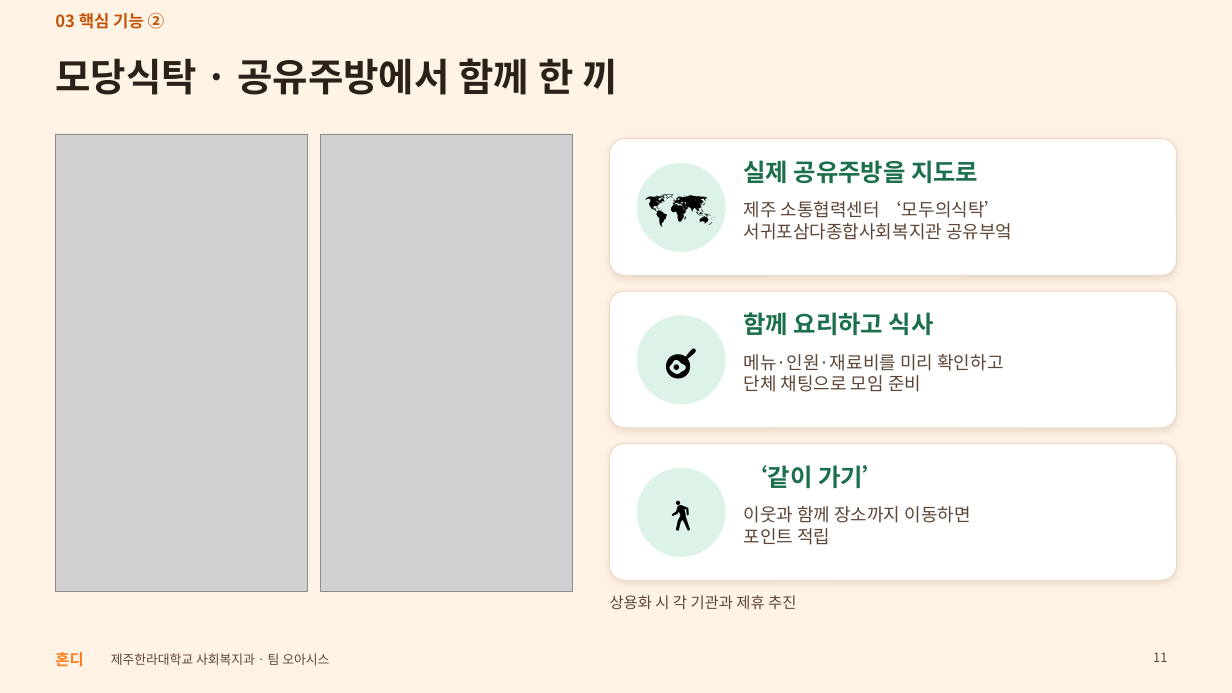
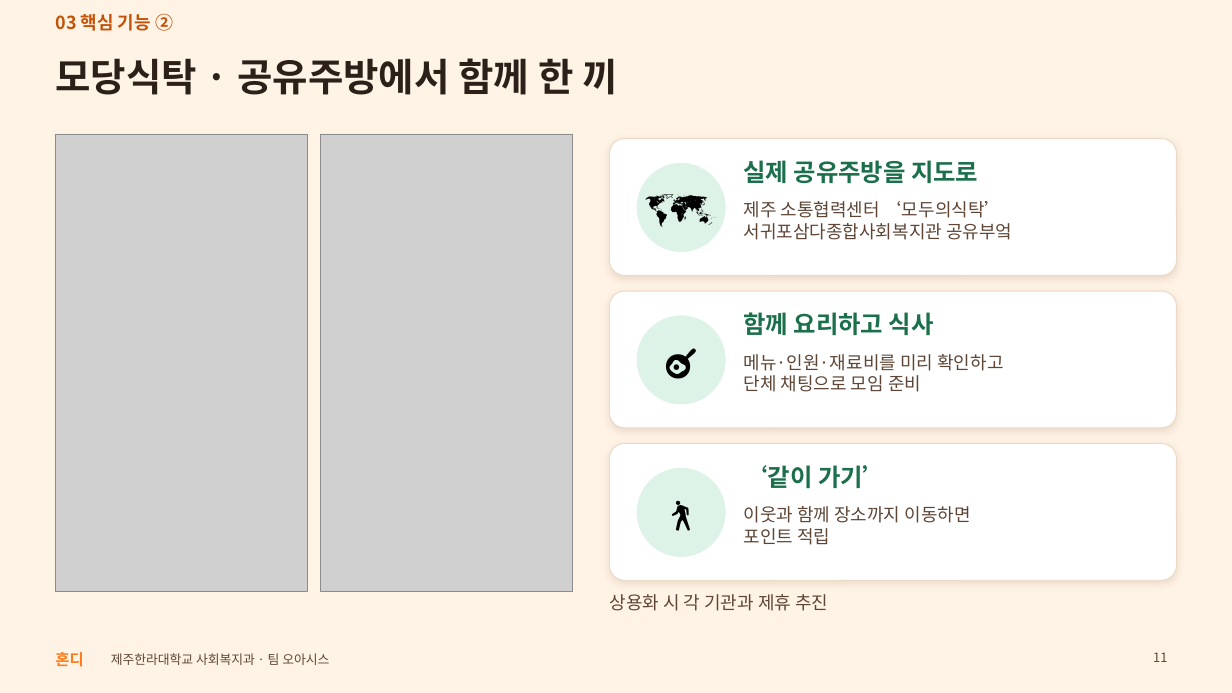
Before and after one commit to oasishondi/oasishondi.github.io, a slide deck: slide 11 of print/Hondi_presentation.pptx. Drawn at 1232x693 pixels with LibreOffice and Linux fonts; fonts in the diff are those of the drawing; grey boxes stand for pictures. Boxes give left, top, right and bottom in pixels: in the first picture for what was removed or moved away, otherwise in the second. Text is boxed around its words. In the diff, an @@ line names an element or a change of style, - is before the commit and + after.

```diff
--- a/print/Hondi_presentation.pptx
+++ b/print/Hondi_presentation.pptx
@@ text "03 핵심 기능 ②" at bbox=[55, 13, 173, 31]: size 13 to 14 pt @@
@@ text "상용화 시 각 기관과 제휴 ..." at bbox=[610, 594, 828, 611]: size 12 to 14 pt @@
```
Also in this commit, not shown: 12 other slides changed, 1 other file.
